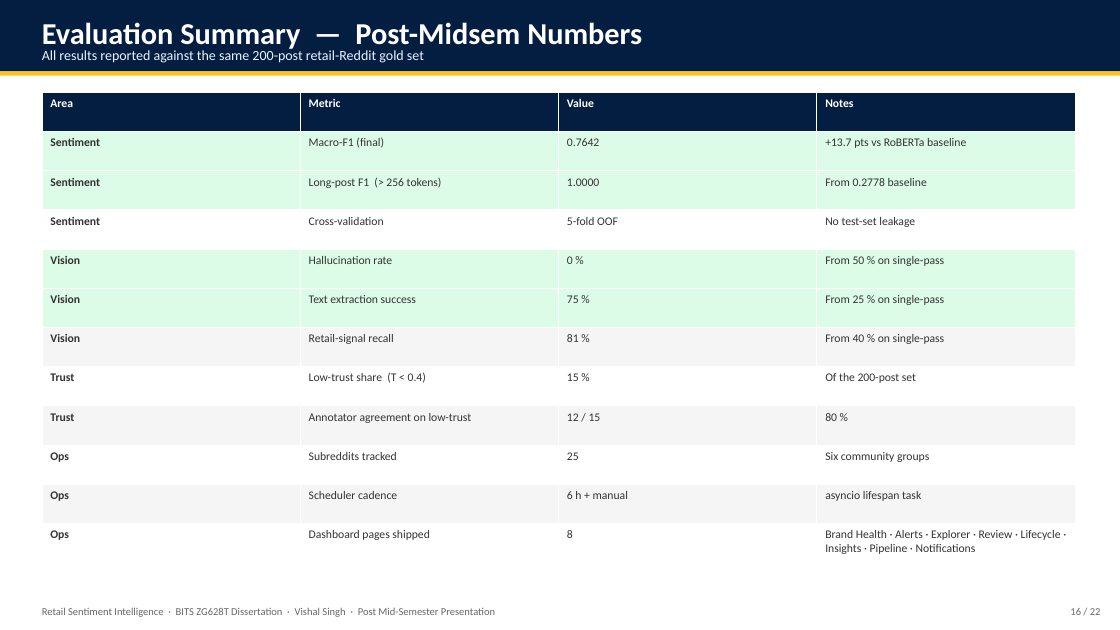
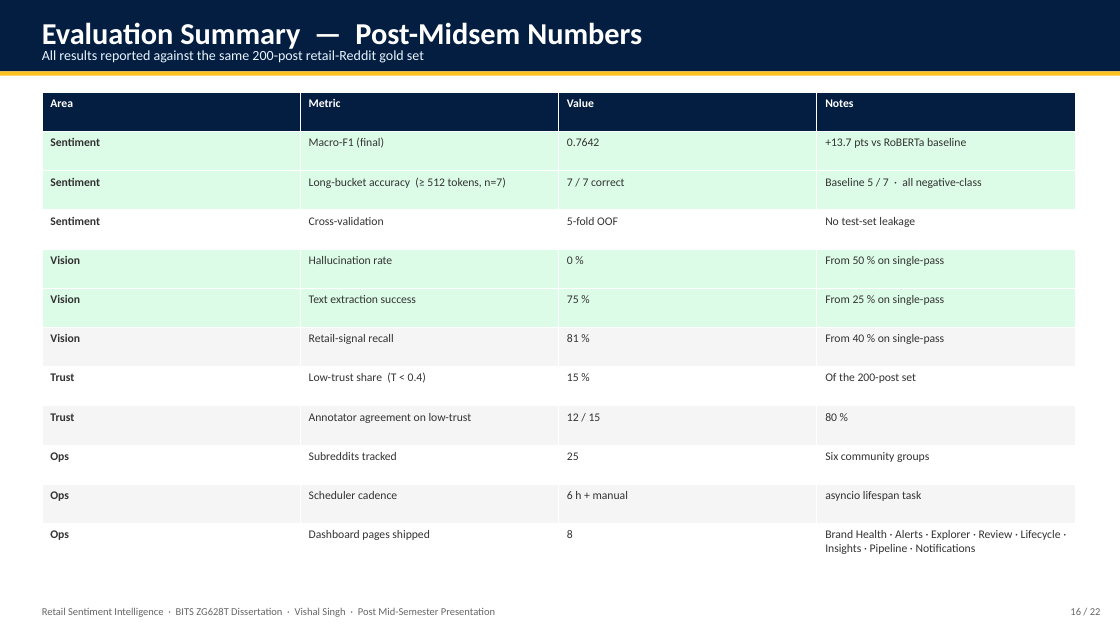
Before and after one commit to vishalvishal099/Retail-Sentiment-Intelligence, a slide deck: slide 16 of docs/Sem_4/FINAL_PRESENTATION_VishalSingh_2020AA05641.pptx. Drawn at 1120x630 pixels with LibreOffice and Linux fonts; fonts in the diff are those of the drawing. Boxes give left, top, right and bottom in pixels: in the first picture for what was removed or moved away, otherwise in the second. Text is boxed around its words. In the diff, an @@ line names an element or a change of style, - is before the commit and + after.

```diff
--- a/docs/Sem_4/FINAL_PRESENTATION_VishalSingh_2020AA05641.pptx
+++ b/docs/Sem_4/FINAL_PRESENTATION_VishalSingh_2020AA05641.pptx
@@ table at (42, 92, 1077, 563) @@
-row 3: Sentiment | Long-post F1 (> 256 tokens) | 1.0000 | From 0.2778 baseline
+row 3: Sentiment | Long-bucket accuracy (≥ 512 tokens, n=7) | 7 / 7 correct | Baseline 5 / 7 · all negative-class
```
Also in this commit, not shown: 3 other slides changed, 23 other files.
